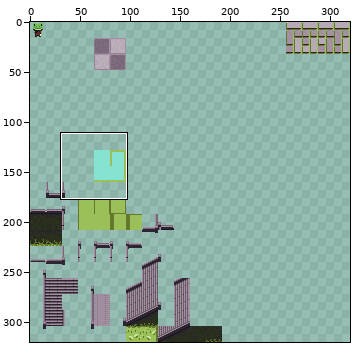
Sprite sheet: Artwork/TileSets/TileMaps/Stone.png. Above: a wide view before the commit, with the close-up outlined.
Close-up. Before:
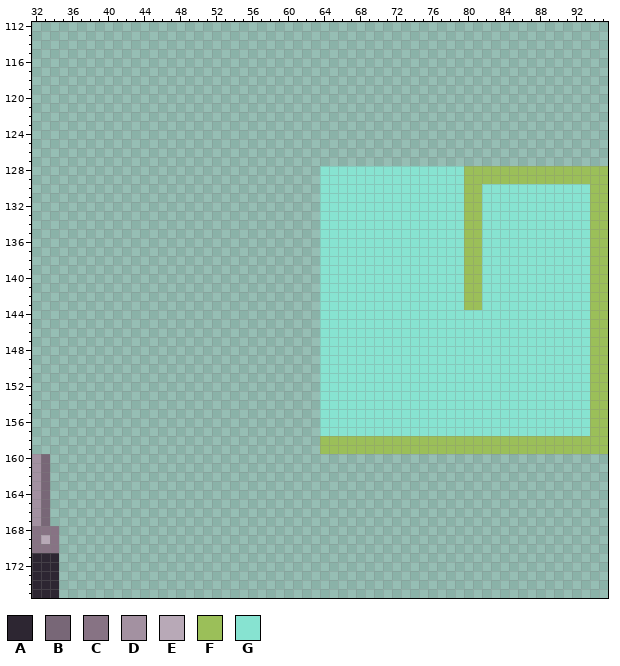
The file is 320x320 pixels. Colours within 5 levels of each other are drawn and written as one. Shown: x 32..95, y 112..175. The commit also changed other parts of the picture, which this record leaves out.
Palette (. is transparent): A #2d2632  B #786777  C #877384  D #a391a1  E #b8a9b7  F #9bbf59  G #87e3d1
Pixels before (only the part around the change), first column x 32:
112 ................................................................
113 ................................................................
114 ................................................................
115 ................................................................
116 ................................................................
117 ................................................................
118 ................................................................
119 ................................................................
120 ................................................................
121 ................................................................
122 ................................................................
123 ................................................................
124 ................................................................
125 ................................................................
126 ................................................................
127 ................................................................
128 ................................GGGGGGGGGGGGGGGGFFFFFFFFFFFFFFFF
129 ................................GGGGGGGGGGGGGGGGFFFFFFFFFFFFFFFF
130 ................................GGGGGGGGGGGGGGGGFFGGGGGGGGGGGGFF
131 ................................GGGGGGGGGGGGGGGGFFGGGGGGGGGGGGFF
132 ................................GGGGGGGGGGGGGGGGFFGGGGGGGGGGGGFF
133 ................................GGGGGGGGGGGGGGGGFFGGGGGGGGGGGGFF
134 ................................GGGGGGGGGGGGGGGGFFGGGGGGGGGGGGFF
135 ................................GGGGGGGGGGGGGGGGFFGGGGGGGGGGGGFF
136 ................................GGGGGGGGGGGGGGGGFFGGGGGGGGGGGGFF
137 ................................GGGGGGGGGGGGGGGGFFGGGGGGGGGGGGFF
138 ................................GGGGGGGGGGGGGGGGFFGGGGGGGGGGGGFF
139 ................................GGGGGGGGGGGGGGGGFFGGGGGGGGGGGGFF
140 ................................GGGGGGGGGGGGGGGGFFGGGGGGGGGGGGFF
141 ................................GGGGGGGGGGGGGGGGFFGGGGGGGGGGGGFF
142 ................................GGGGGGGGGGGGGGGGFFGGGGGGGGGGGGFF
143 ................................GGGGGGGGGGGGGGGGFFGGGGGGGGGGGGFF
144 ................................GGGGGGGGGGGGGGGGGGGGGGGGGGGGGGFF
145 ................................GGGGGGGGGGGGGGGGGGGGGGGGGGGGGGFF
146 ................................GGGGGGGGGGGGGGGGGGGGGGGGGGGGGGFF
147 ................................GGGGGGGGGGGGGGGGGGGGGGGGGGGGGGFF
148 ................................GGGGGGGGGGGGGGGGGGGGGGGGGGGGGGFF
149 ................................GGGGGGGGGGGGGGGGGGGGGGGGGGGGGGFF
150 ................................GGGGGGGGGGGGGGGGGGGGGGGGGGGGGGFF
151 ................................GGGGGGGGGGGGGGGGGGGGGGGGGGGGGGFF
152 ................................GGGGGGGGGGGGGGGGGGGGGGGGGGGGGGFF
153 ................................GGGGGGGGGGGGGGGGGGGGGGGGGGGGGGFF
154 ................................GGGGGGGGGGGGGGGGGGGGGGGGGGGGGGFF
155 ................................GGGGGGGGGGGGGGGGGGGGGGGGGGGGGGFF
156 ................................GGGGGGGGGGGGGGGGGGGGGGGGGGGGGGFF
157 ................................GGGGGGGGGGGGGGGGGGGGGGGGGGGGGGFF
158 ................................FFFFFFFFFFFFFFFFFFFFFFFFFFFFFFFF
159 ................................FFFFFFFFFFFFFFFFFFFFFFFFFFFFFFFF
160 DB..............................................................
161 DB..............................................................
162 DB..............................................................
163 DB..............................................................
164 DB..............................................................
165 DB..............................................................
166 DB..............................................................
167 DB..............................................................
168 CCC.............................................................
169 CEC.............................................................
170 CCC.............................................................
171 AAA.............................................................
172 AAA.............................................................
173 AAA.............................................................
174 AAA.............................................................
175 AAA.............................................................
Once edited:
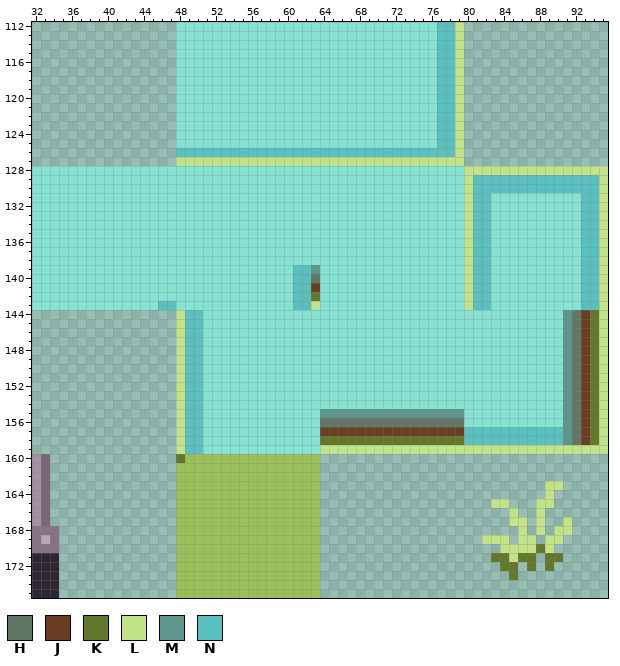
Colours new in this view: H #627666  J #6a3e22  K #64782b  L #c2e387  M #5e968d  N #59bfbf
Diff:
Changed rows in their new state; - is an unchanged pixel.
first column x 32:
112 ----------------GGGGGGGGGGGGGGGGGGGGGGGGGGGGGNNL----------------
113 ----------------GGGGGGGGGGGGGGGGGGGGGGGGGGGGGNNL----------------
114 ----------------GGGGGGGGGGGGGGGGGGGGGGGGGGGGGNNL----------------
115 ----------------GGGGGGGGGGGGGGGGGGGGGGGGGGGGGNNL----------------
116 ----------------GGGGGGGGGGGGGGGGGGGGGGGGGGGGGNNL----------------
117 ----------------GGGGGGGGGGGGGGGGGGGGGGGGGGGGGNNL----------------
118 ----------------GGGGGGGGGGGGGGGGGGGGGGGGGGGGGNNL----------------
119 ----------------GGGGGGGGGGGGGGGGGGGGGGGGGGGGGNNL----------------
120 ----------------GGGGGGGGGGGGGGGGGGGGGGGGGGGGGNNL----------------
121 ----------------GGGGGGGGGGGGGGGGGGGGGGGGGGGGGNNL----------------
122 ----------------GGGGGGGGGGGGGGGGGGGGGGGGGGGGGNNL----------------
123 ----------------GGGGGGGGGGGGGGGGGGGGGGGGGGGGGNNL----------------
124 ----------------GGGGGGGGGGGGGGGGGGGGGGGGGGGGGNNL----------------
125 ----------------GGGGGGGGGGGGGGGGGGGGGGGGGGGGGNNL----------------
126 ----------------NNNNNNNNNNNNNNNNNNNNNNNNNNNNNNNL----------------
127 ----------------LLLLLLLLLLLLLLLLLLLLLLLLLLLLLLLL----------------
128 GGGGGGGGGGGGGGGGGGGGGGGGGGGGGGGG----------------LLLLLLLLLLLLLLLL
129 GGGGGGGGGGGGGGGGGGGGGGGGGGGGGGGG----------------LNNNNNNNNNNNNNNL
130 GGGGGGGGGGGGGGGGGGGGGGGGGGGGGGGG----------------LNNNNNNNNNNNNNNL
131 GGGGGGGGGGGGGGGGGGGGGGGGGGGGGGGG----------------LNN----------NNL
132 GGGGGGGGGGGGGGGGGGGGGGGGGGGGGGGG----------------LNN----------NNL
133 GGGGGGGGGGGGGGGGGGGGGGGGGGGGGGGG----------------LNN----------NNL
134 GGGGGGGGGGGGGGGGGGGGGGGGGGGGGGGG----------------LNN----------NNL
135 GGGGGGGGGGGGGGGGGGGGGGGGGGGGGGGG----------------LNN----------NNL
136 GGGGGGGGGGGGGGGGGGGGGGGGGGGGGGGG----------------LNN----------NNL
137 GGGGGGGGGGGGGGGGGGGGGGGGGGGGGGGG----------------LNN----------NNL
138 GGGGGGGGGGGGGGGGGGGGGGGGGGGGGGGG----------------LNN----------NNL
139 GGGGGGGGGGGGGGGGGGGGGGGGGGGGGNNM----------------LNN----------NNL
140 GGGGGGGGGGGGGGGGGGGGGGGGGGGGGNNH----------------LNN----------NNL
141 GGGGGGGGGGGGGGGGGGGGGGGGGGGGGNNJ----------------LNN----------NNL
142 GGGGGGGGGGGGGGGGGGGGGGGGGGGGGNNK----------------LNN----------NNL
143 GGGGGGGGGGGGGGNNGGGGGGGGGGGGGNNL----------------LNN----------NNL
144 ----------------LNNGGGGGGGGGGGGG---------------------------MHJKL
145 ----------------LNNGGGGGGGGGGGGG---------------------------MHJKL
146 ----------------LNNGGGGGGGGGGGGG---------------------------MHJKL
147 ----------------LNNGGGGGGGGGGGGG---------------------------MHJKL
148 ----------------LNNGGGGGGGGGGGGG---------------------------MHJKL
149 ----------------LNNGGGGGGGGGGGGG---------------------------MHJKL
150 ----------------LNNGGGGGGGGGGGGG---------------------------MHJKL
151 ----------------LNNGGGGGGGGGGGGG---------------------------MHJKL
152 ----------------LNNGGGGGGGGGGGGG---------------------------MHJKL
153 ----------------LNNGGGGGGGGGGGGG---------------------------MHJKL
154 ----------------LNNGGGGGGGGGGGGG---------------------------MHJKL
155 ----------------LNNGGGGGGGGGGGGGMMMMMMMMMMMMMMMM-----------MHJKL
156 ----------------LNNGGGGGGGGGGGGGHHHHHHHHHHHHHHHH-----------MHJKL
157 ----------------LNNGGGGGGGGGGGGGJJJJJJJJJJJJJJJJNNNNNNNNNNNMHJKL
158 ----------------LNNGGGGGGGGGGGGGKKKKKKKKKKKKKKKKNNNNNNNNNNNMHJKL
159 ----------------LNNGGGGGGGGGGGGGLLLLLLLLLLLLLLLLLLLLLLLLLLLLLLLL
160 ----------------KFFFFFFFFFFFFFFF--------------------------------
161 ----------------FFFFFFFFFFFFFFFF--------------------------------
162 ----------------FFFFFFFFFFFFFFFF--------------------------------
163 ----------------FFFFFFFFFFFFFFFF-------------------------LL-----
164 ----------------FFFFFFFFFFFFFFFF-------------------------L------
165 ----------------FFFFFFFFFFFFFFFF-------------------LL---LL------
166 ----------------FFFFFFFFFFFFFFFF---------------------L--L-------
167 ----------------FFFFFFFFFFFFFFFF---------------------LL-L--L----
168 ----------------FFFFFFFFFFFFFFFF----------------------L-L-LL----
169 ----------------FFFFFFFFFFFFFFFF------------------LLL-LL-LL-----
170 ----------------FFFFFFFFFFFFFFFF--------------------LLLLKL------
171 ----------------FFFFFFFFFFFFFFFF-------------------KKLKK-KK-----
172 ----------------FFFFFFFFFFFFFFFF--------------------KK-K-K------
173 ----------------FFFFFFFFFFFFFFFF---------------------K----------
174 ----------------FFFFFFFFFFFFFFFF--------------------------------
175 ----------------FFFFFFFFFFFFFFFF--------------------------------
Boxes around the changes in both close-ups, in picture pixels (x1, y1, x2, y2):
changed: (32, 22, 608, 598)
